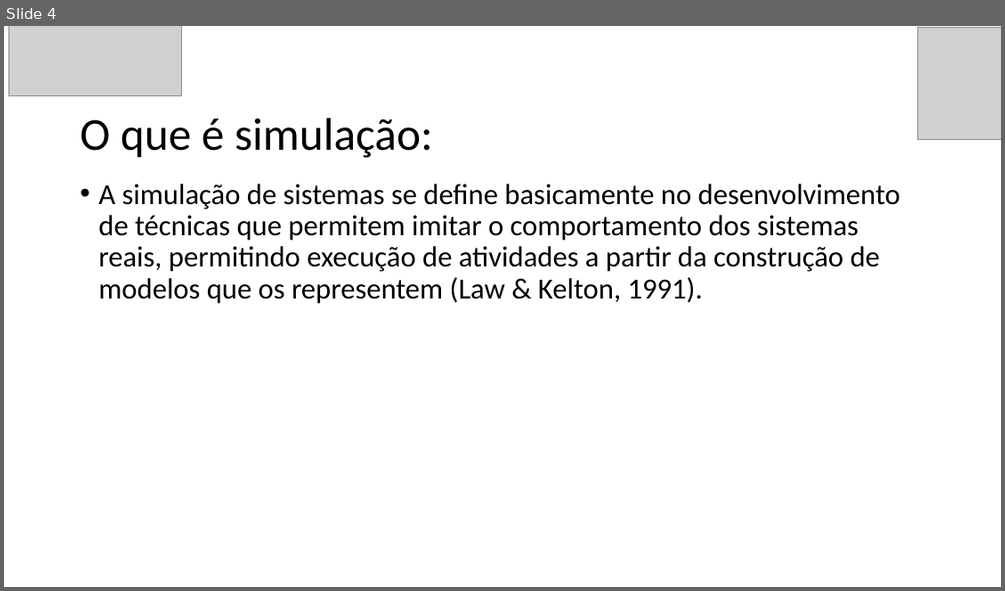
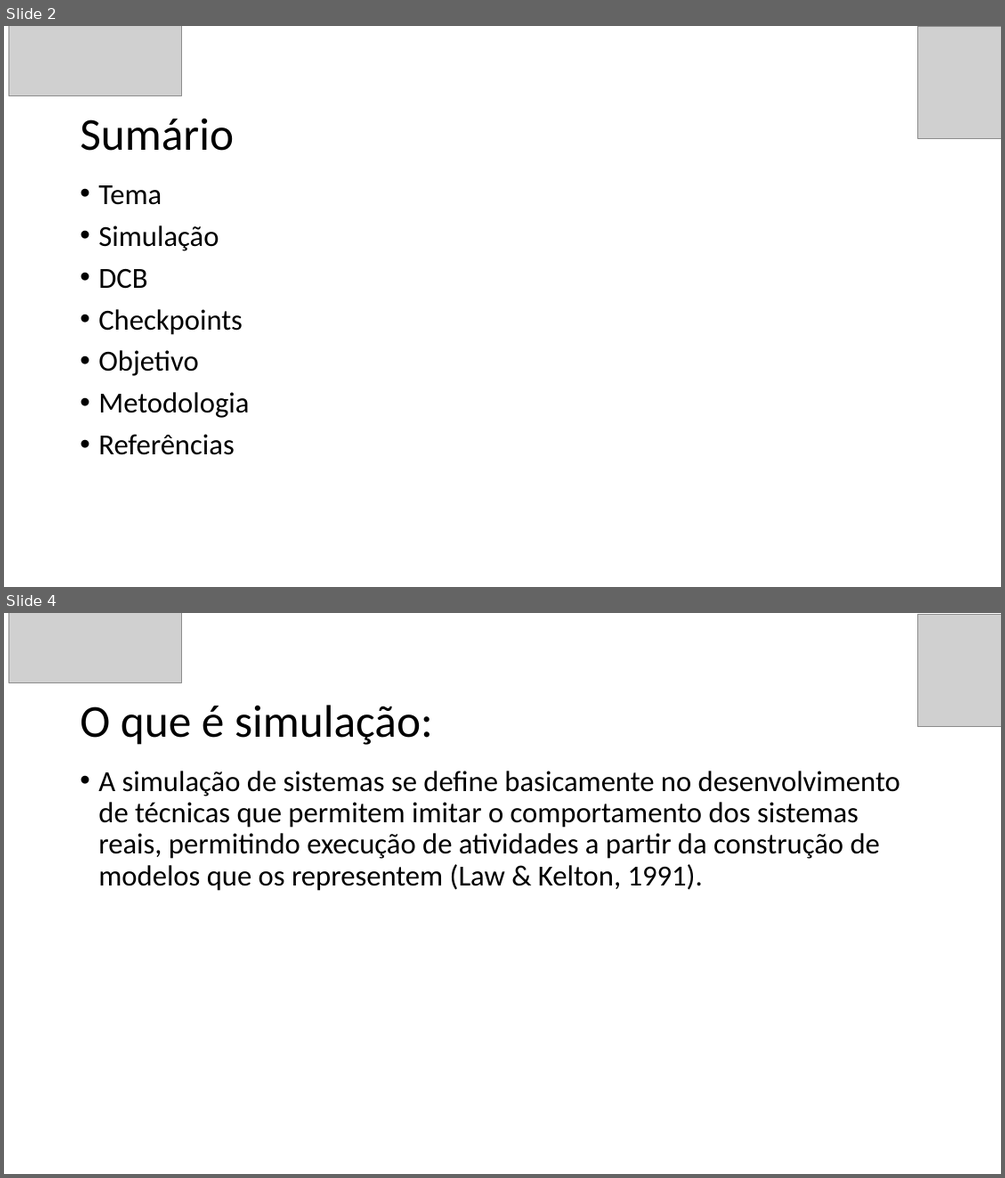
Before and after one commit to GuilhermeBizzani/TCC, a slide deck: Primeira apresentacao.pptx. Shown one above the other, each under a label of ours: slide 4 before the commit, slides 2 and 4 after it; the slides between them are not shown. The pictures are 1005x591 and 1005x1178 pixels, drawn with LibreOffice and Linux fonts; fonts in the diff are those of the drawing; grey boxes stand for pictures. Boxes give left, top, right and bottom in pixels: in the first picture for what was removed or moved away, otherwise in the second. Text is boxed around its words. In the diff, an @@ line names an element or a change of style, - is before the commit and + after.

```diff
--- a/Primeira apresentacao.pptx
+++ b/Primeira apresentacao.pptx
@@ slide 2 added at (4, 26, 1001, 587), background #FFFFFF @@
@@ picture added at (8, 26, 181, 96) @@
@@ picture added at (918, 26, 1001, 138) @@
@@ title added at (80, 118, 234, 151), 44 pt, text #000000 @@
+Sumário
@@ text added at (98, 185, 249, 455), 28 pt, text #000000 @@
+• Tema
+• Simulação
+• DCB
+• Checkpoints
+• Objetivo
+• Metodologia
+• Referências
```
Also in this commit, not shown: 5 slides changed, 1 other slide added, 2 other files.
